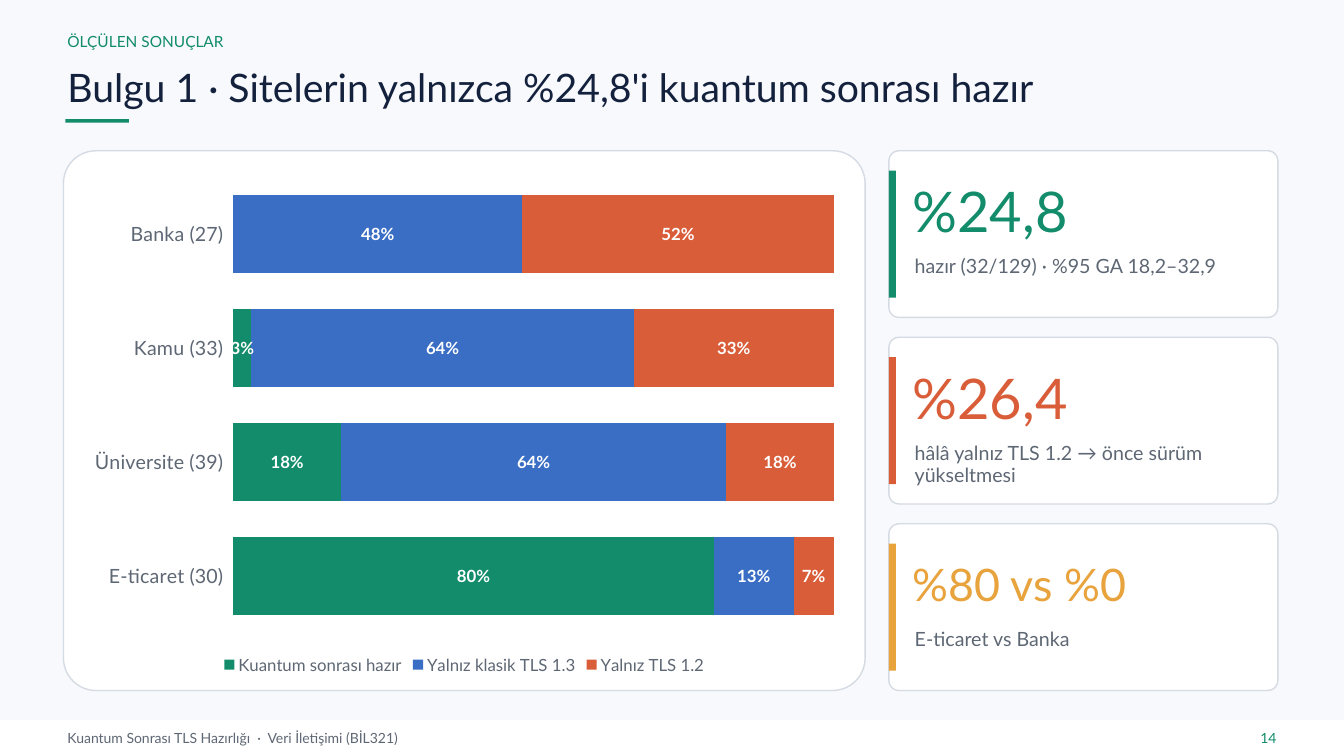
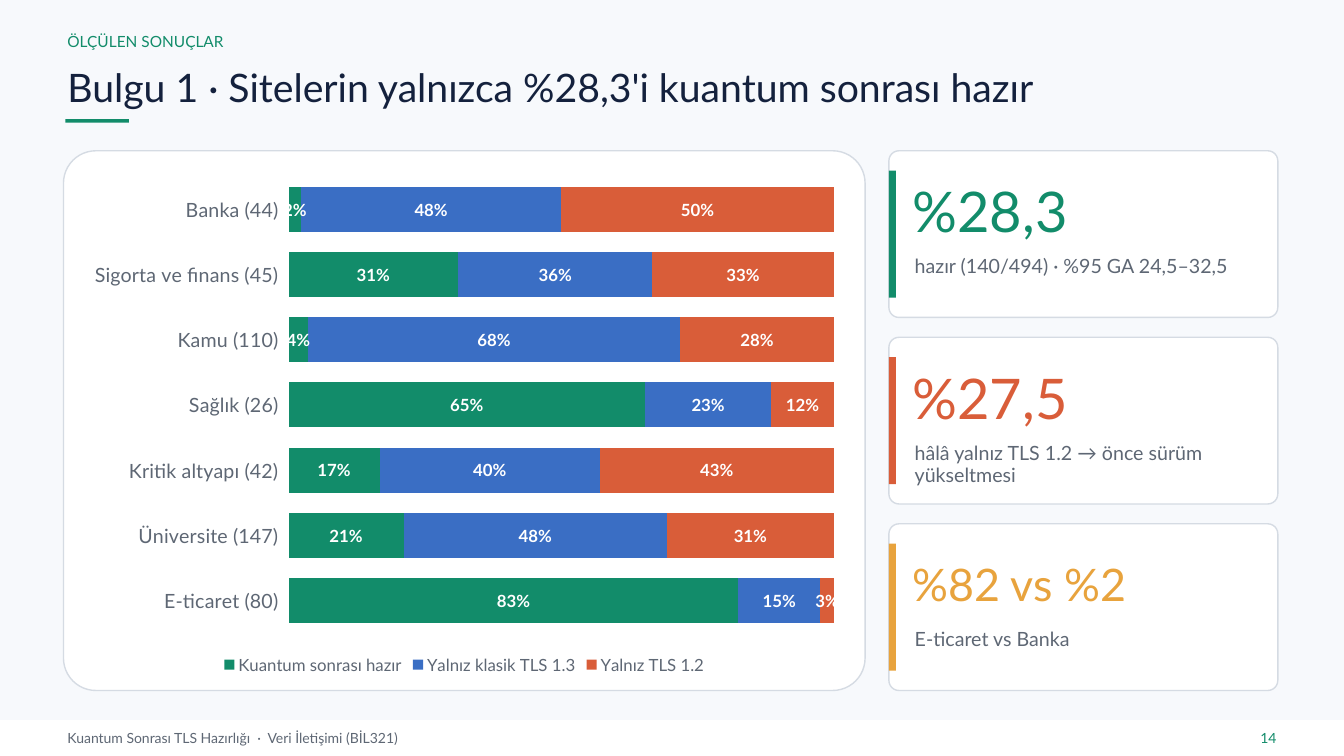
Before and after one commit to yeozyurt/yeozyurt, a slide deck: slide 14 of veri_iletisimi_proje/Rumeysa_Betul_Ozyurt_Veri_Iletisimi_Proje_Sunumu.pptx. Drawn at 1344x756 pixels with LibreOffice and Linux fonts; fonts in the diff are those of the drawing. Boxes give left, top, right and bottom in pixels: in the first picture for what was removed or moved away, otherwise in the second. Text is boxed around its words. In the diff, an @@ line names an element or a change of style, - is before the commit and + after.

```diff
--- a/veri_iletisimi_proje/Rumeysa_Betul_Ozyurt_Veri_Iletisimi_Proje_Sunumu.pptx
+++ b/veri_iletisimi_proje/Rumeysa_Betul_Ozyurt_Veri_Iletisimi_Proje_Sunumu.pptx
@@ text at [67, 73, 1034, 109]: text changed @@
-Bulgu 1 · Sitelerin yalnızca %24,8'i kuantum sonrası hazır
+Bulgu 1 · Sitelerin yalnızca %28,3'i kuantum sonrası hazır
@@ bar stacked 100% chart at [80, 166, 850, 679] @@
-categories: Banka (27), Kamu (33), Üniversite (39), E-ticaret (30)
+categories: Banka (44), Sigorta ve finans (45), Kamu (110), Sağlık (26), Kritik altyapı (42), Üniversite (147), E-ticaret (80)
-Kuantum sonrası hazır: 0, 3, 18, 80
+Kuantum sonrası hazır: 2, 31, 4, 65, 17, 21, 82
-Yalnız klasik TLS 1.3: 48, 64, 64, 13
+Yalnız klasik TLS 1.3: 48, 36, 68, 23, 40, 48, 15
-Yalnız TLS 1.2: 52, 33, 18, 7
+Yalnız TLS 1.2: 50, 33, 28, 12, 43, 31, 2
@@ text at [913, 191, 1068, 240]: text changed @@
-%24,8
+%28,3
@@ text at [915, 258, 1228, 276]: text changed @@
-hazır (32/129) · %95 GA 18,2–32,9
+hazır (140/494) · %95 GA 24,5–32,5
@@ text at [913, 378, 1068, 427]: text changed @@
-%26,4
+%27,5
@@ text at [913, 568, 1127, 602]: text changed @@
-%80 vs %0
+%82 vs %2
```
Also in this commit, not shown: 12 other slides changed, 16 other files.
